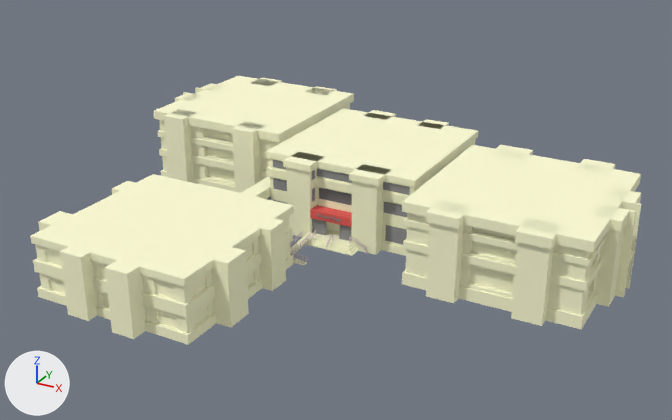
Two versions of the Blender file ITS102/Mount_College.blend, one commit apart.
One viewpoint serves both versions: a 50 mm camera at (131.4, -195.8, 83.7) aimed at (41.1, -31.7, 1.6). Every picture has the same lights, and +X, +Y and +Z are marked at lower left.

Objects in the first picture: 'A-Quad', 'B-Quad', 'C-Quad', 'Cube', 'D-Quad'.
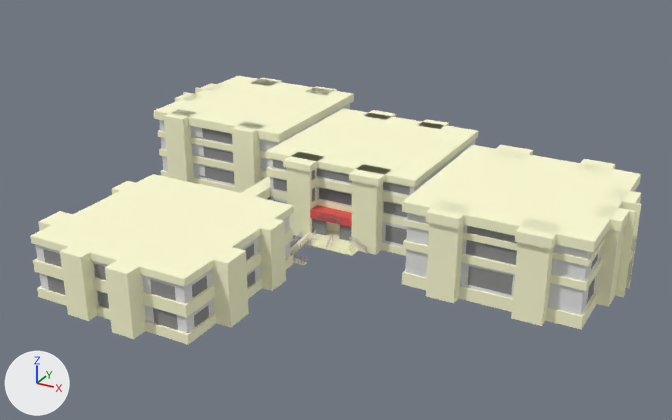
Boxes (x1, y1, x2, y2) around the edits, measured in the pictures (672 x 420 px):
'Window1.051', added: after (465, 266, 513, 295)
'Window1.049', added: after (466, 240, 517, 265)
'Window1.066', added: after (150, 280, 178, 330)
'Window1.068', added: after (43, 249, 65, 295)
'Window1.065', added: after (192, 275, 209, 327)
'Window1.028', added: after (199, 166, 234, 184)
'Window1.050', added: after (467, 226, 518, 243)
'Window1.026', added: after (197, 128, 233, 144)
'Window1.027', added: after (198, 147, 233, 163)
'Window1.067', added: after (94, 264, 109, 309)
'Window1.063', added: after (247, 270, 255, 288)
'Window1.062', added: after (244, 243, 254, 260)
'Window1.046', added: after (586, 278, 595, 305)
part 1 of me_cube_002, recoloured: (405, 213, 600, 315) in both
part 2 of me_cube_003, recoloured: (35, 216, 290, 303) in both
part 3 of me_cube_003, recoloured: (39, 243, 290, 333) in both
part 4 of me_cube, recoloured: (159, 104, 350, 186) in both

The change, as a list of edits to the scene's bpy script:
```text
Add mat_bown:
    mat_bown = diffuse_material('Bown')
    mat_bown.base_color = (0.8, 0.8, 0.8)  # white #e7e7e7
Change me_cube_002:
    where me_cube_002.from_pydata(...)  # 1539 vertices, 1432 faces; spans x -1.04..1.26, y -1.19..1.23, z -1.0..1.64
    used by ob_c_quad; location = (80.2, -22.6, 0.0); scale = (18.0, 18.0, 7.04)
    me_cube_002 part 1: 568 of the faces centred in x -1.0..1.03, y -1.0..1.01, z -0.57..1.34 switch from mat_beige (white #fffed7) to mat_bown (white #e7e7e7)
Change me_cube_003:
    where me_cube_003.from_pydata(...)  # 3115 vertices, 2949 faces; spans x -1.22..1.44, y -1.22..1.88, z -7.04..6.49
    used by ob_d_quad; parent = ob_c_quad; location = (18.95, -62.38, 0.0); scale = (18.0, 18.0, 1.0)
    me_cube_003 part 2: 539 of the faces centred in x -1.0..1.0, y -1.0..1.0, z 1.23..4.79 switch from mat_beige (white #fffed7) to mat_bown (white #e7e7e7)
    me_cube_003 part 3: 538 of the faces centred in x -1.0..1.0, y -1.0..1.0, z -4.92..-1.49 switch from mat_beige (white #fffed7) to mat_bown (white #e7e7e7)
Change me_cube:
    where me_cube.from_pydata(...)  # 1506 vertices, 1369 faces; spans x -1.24..1.03, y -1.15..1.15, z -1.0..1.64
    used by ob_a_quad; parent = ob_c_quad; location = (0.0, 0.0, 0.0); scale = (18.0, 18.0, 7.04)
    me_cube part 4: 525 of the faces centred in x -1.03..1.0, y -1.0..1.01, z -0.65..1.31 switch from mat_beige (white #fffed7) to mat_bown (white #e7e7e7)
Add me_plane_049:
    me_plane_049.from_pydata([(-3.22, -1.34, 0.0), (3.29, -1.34, 0.0), (-3.22, 1.66, 0.0), (3.29, 1.66, 0.0)], [], [(0, 1, 3, 2)])
    me_plane_049.materials.append(mat_transparent)  # grey #949494
Add me_plane_063:
    me_plane_063.from_pydata([(-1.0, -1.34, 0.0), (4.52, -1.34, 0.0), (-1.0, 1.81, 0.0), (4.52, 1.81, 0.0)], [], [(0, 1, 3, 2)])
    me_plane_063.materials.append(mat_transparent)  # grey #949494
Add me_plane_066:
    me_plane_066.from_pydata([(-1.0, -3.72, 0.0), (4.52, -3.72, 0.0), (-1.0, 1.81, 0.0), (4.52, 1.81, 0.0)], [], [(0, 1, 3, 2)])
    me_plane_066.materials.append(mat_transparent)  # grey #949494
Add ob_window1_026:
    ob_window1_026 = bpy.data.objects.new('Window1.026', me_plane.copy())  # the mesh of ob_window1
    ob_window1_026.location = (-3.6, -18.0, 7.6)
    ob_window1_026.rotation_euler = (1.57, 0.0, 0.0)  # degrees (90, 0, 0)
    ob_window1_026.scale = (2.87, 1.0, 1.0)
Add ob_window1_027:
    ob_window1_027 = bpy.data.objects.new('Window1.027', me_plane.copy())  # the mesh of ob_window1
    ob_window1_027.location = (-3.6, -18.0, 2.7)
    ob_window1_027.rotation_euler = (1.57, 0.0, 0.0)  # degrees (90, 0, 0)
    ob_window1_027.scale = (2.87, 1.0, 1.0)
Add ob_window1_028:
    ob_window1_028 = bpy.data.objects.new('Window1.028', me_plane.copy())  # the mesh of ob_window1
    ob_window1_028.location = (-3.6, -18.0, -2.8)
    ob_window1_028.rotation_euler = (1.57, 0.0, 0.0)  # degrees (90, 0, 0)
    ob_window1_028.scale = (2.87, 1.09, 1.0)
Add ob_window1_046:
    ob_window1_046 = bpy.data.objects.new('Window1.046', me_plane.copy())  # the mesh of ob_window1
    ob_window1_046.location = (98.2, -35.3, -1.5)
    ob_window1_046.rotation_euler = (1.57, 0.0, 1.571)  # degrees (90, 0, 90)
    ob_window1_046.scale = (1.22, -1.64, 1.0)
Add ob_window1_049:
    ob_window1_049 = bpy.data.objects.new('Window1.049', me_plane_049)
    ob_window1_049.location = (79.9, -40.7, 4.3)
    ob_window1_049.rotation_euler = (1.57, 0.0, 0.0)  # degrees (90, 0, 0)
    ob_window1_049.scale = (1.55, 1.0, 1.0)
Add ob_window1_051:
    ob_window1_051 = bpy.data.objects.new('Window1.051', me_plane.copy())  # the mesh of ob_window1
    ob_window1_051.location = (77.5, -40.6, -1.8)
    ob_window1_051.rotation_euler = (1.57, 0.0, 0.0)  # degrees (90, 0, 0)
    ob_window1_051.scale = (2.45, 1.41, 1.0)
Add ob_window1_050:
    ob_window1_050 = bpy.data.objects.new('Window1.050', me_plane_049.copy())
    ob_window1_050.location = (79.9, -40.7, 8.4)
    ob_window1_050.rotation_euler = (1.57, 0.0, 0.0)  # degrees (90, 0, 0)
    ob_window1_050.scale = (1.55, 1.0, 1.0)
Add ob_window1_062:
    ob_window1_062 = bpy.data.objects.new('Window1.062', me_plane_063)
    ob_window1_062.location = (36.9, -64.3, 2.3)
    ob_window1_062.rotation_euler = (4.712, 3.142, 4.712)  # degrees (270, 180, 270)
    ob_window1_062.scale = (1.76, 1.0, 1.0)
Add ob_window1_063:
    ob_window1_063 = bpy.data.objects.new('Window1.063', me_plane_063.copy())
    ob_window1_063.location = (36.9, -64.4, -3.9)
    ob_window1_063.rotation_euler = (4.712, 3.142, 4.712)  # degrees (270, 180, 270)
    ob_window1_063.scale = (1.76, 1.0, 1.0)
Add ob_window1_065:
    ob_window1_065 = bpy.data.objects.new('Window1.065', me_plane_066)
    ob_window1_065.location = (36.9, -76.8, -4.0)
    ob_window1_065.rotation_euler = (3.141, -1.571, 0.0)  # degrees (180, -90, 0)
    ob_window1_065.scale = (1.76, 1.0, 1.0)
Add ob_window1_066:
    ob_window1_066 = bpy.data.objects.new('Window1.066', me_plane_066.copy())
    ob_window1_066.location = (31.2, -80.4, -4.0)
    ob_window1_066.rotation_euler = (1.57, -1.571, 0.0)  # degrees (90, -90, 0)
    ob_window1_066.scale = (1.76, 1.0, 1.0)
Add ob_window1_067:
    ob_window1_067 = bpy.data.objects.new('Window1.067', me_plane_066.copy())
    ob_window1_067.location = (17.7, -80.4, -4.0)
    ob_window1_067.rotation_euler = (1.57, -1.571, 0.0)  # degrees (90, -90, 0)
    ob_window1_067.scale = (1.76, 1.0, 1.0)
Add ob_window1_068:
    ob_window1_068 = bpy.data.objects.new('Window1.068', me_plane_066.copy())
    ob_window1_068.location = (4.8, -80.4, -4.0)
    ob_window1_068.rotation_euler = (1.57, -1.571, 0.0)  # degrees (90, -90, 0)
    ob_window1_068.scale = (1.76, 1.0, 1.0)
```
